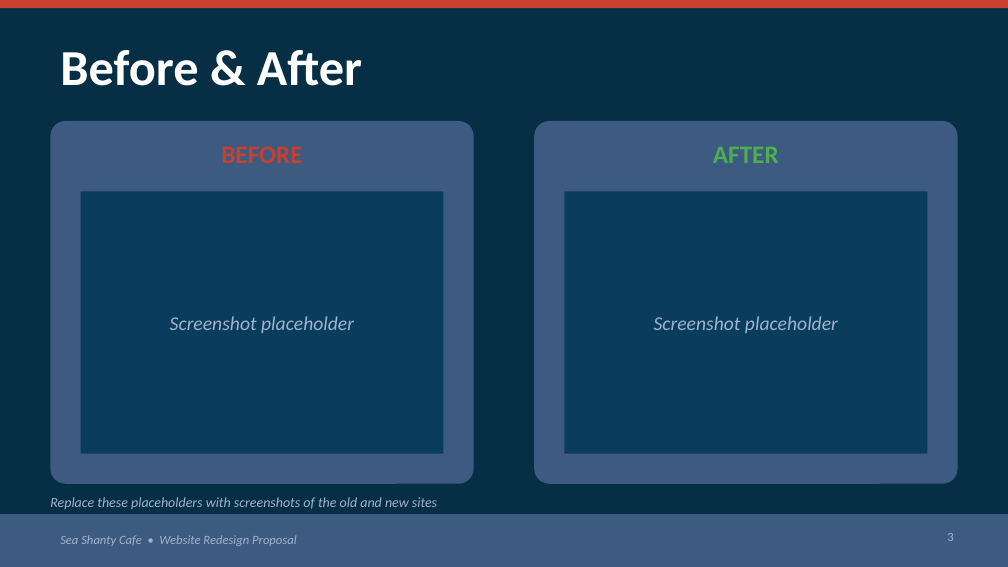
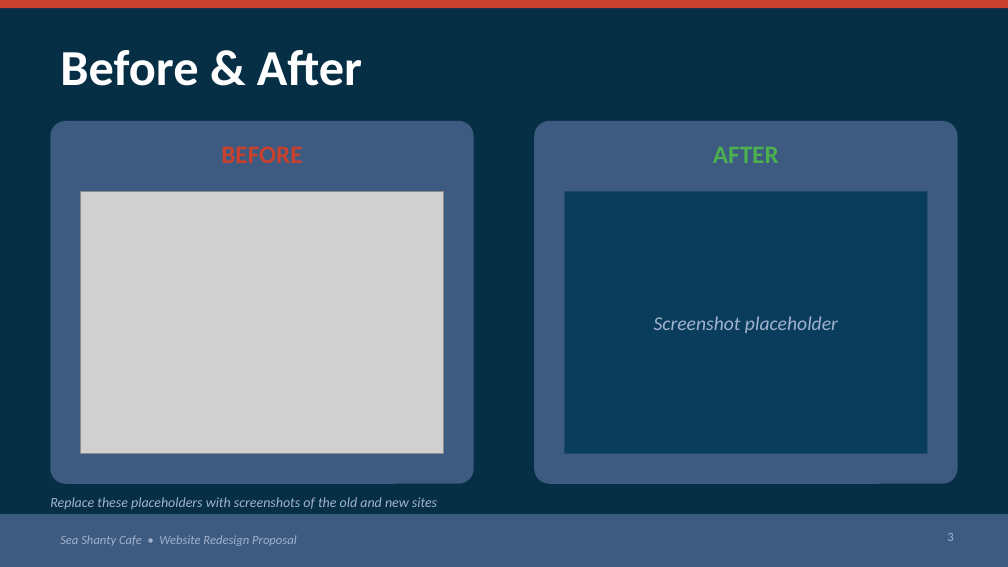
Before and after one commit to maxwalsh0-ctrl/seashantyredesign, a slide deck: slide 3 of SeaShanty_Redesign_Pitch.pptx. Drawn at 1008x567 pixels with LibreOffice and Linux fonts; fonts in the diff are those of the drawing; grey boxes stand for pictures. Boxes give left, top, right and bottom in pixels: in the first picture for what was removed or moved away, otherwise in the second. Text is boxed around its words. In the diff, an @@ line names an element or a change of style, - is before the commit and + after.

```diff
--- a/SeaShanty_Redesign_Pitch.pptx
+++ b/SeaShanty_Redesign_Pitch.pptx
@@ rectangle removed at (81, 192, 444, 454) @@
-Screenshot placeholder
@@ picture added at (81, 192, 444, 454) @@
```
Also in this commit, not shown: 3 other slides changed.
